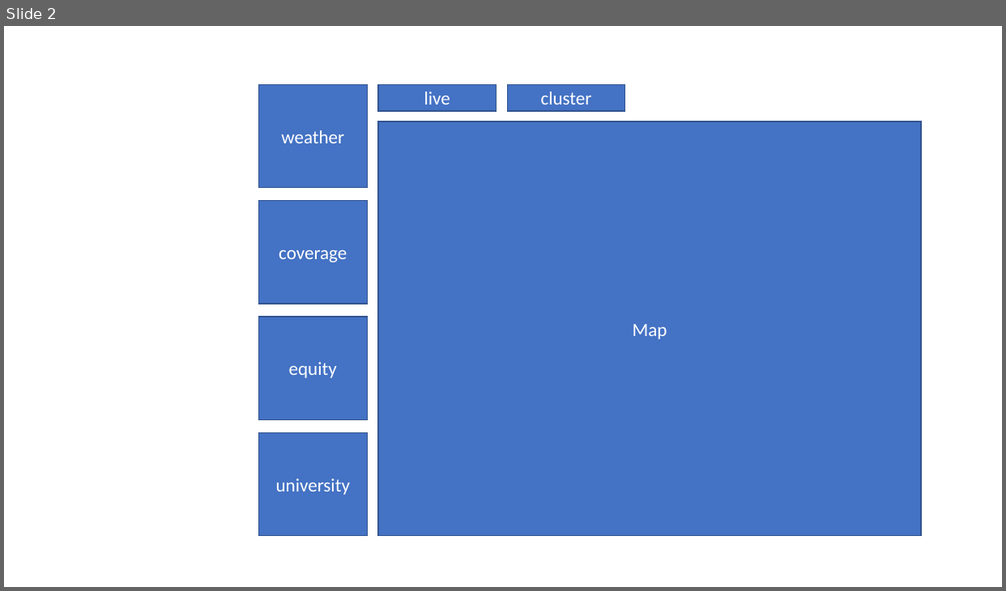
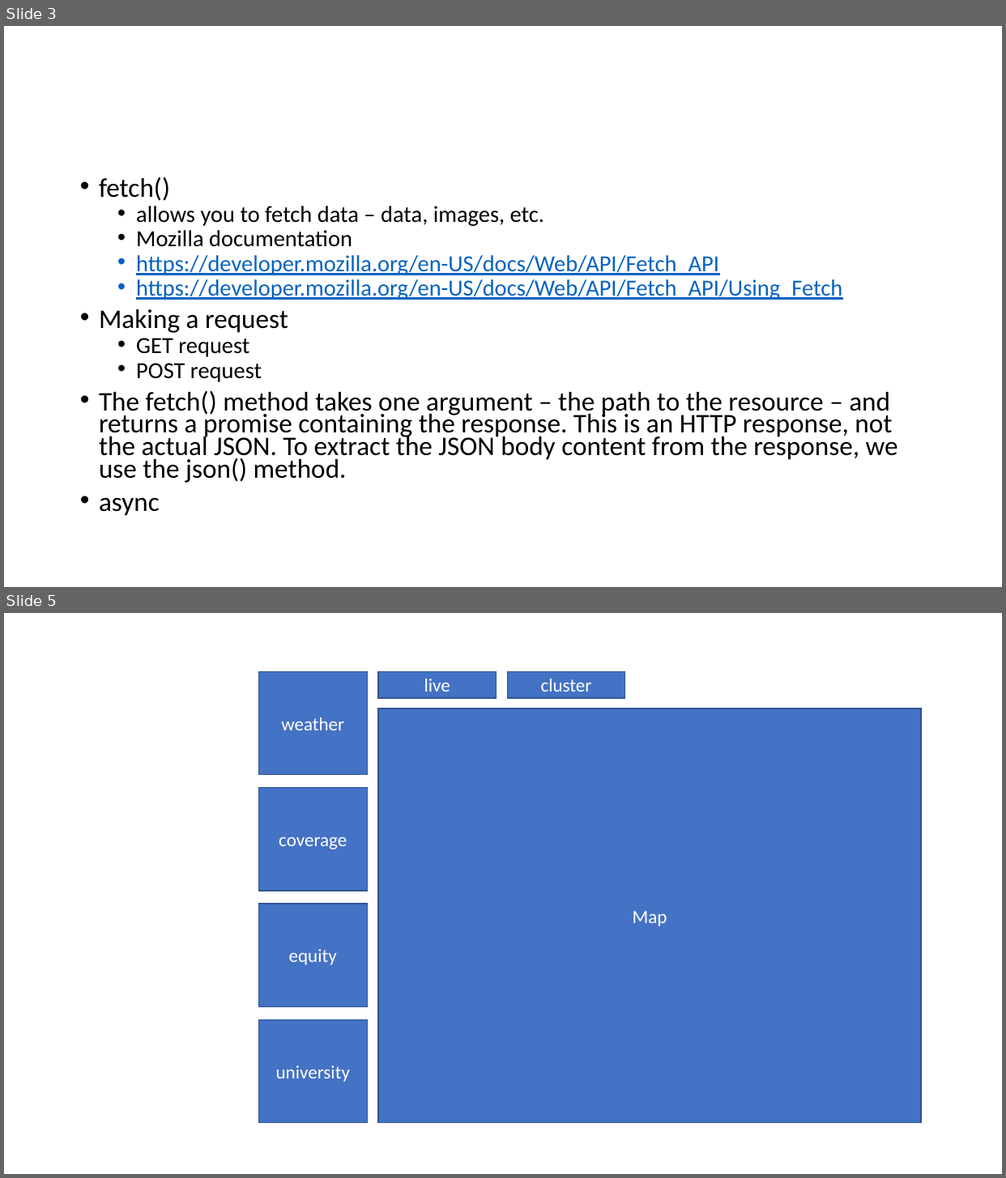
Before and after one commit to kevinclee26/dc_micro_mobo, a slide deck: assets/images/medium.pptx. Shown one above the other, each under a label of ours: slide 2 before the commit, slides 3 and 5 after it; the slides between them are not shown. The pictures are 1006x591 and 1006x1178 pixels, drawn with LibreOffice and Linux fonts; fonts in the diff are those of the drawing. Boxes give left, top, right and bottom in pixels: in the first picture for what was removed or moved away, otherwise in the second. Text is boxed around its words. In the diff, an @@ line names an element or a change of style, - is before the commit and + after.

```diff
--- a/assets/images/medium.pptx
+++ b/assets/images/medium.pptx
@@ slide 3 added at [4,26,1002,587], background #FFFFFF @@
@@ text added at [99,177,898,516], 25.9 pt, text #000000 @@
+• fetch()
+  • allows you to fetch data – data, images, etc.
+  • Mozilla documentation
+  • https://developer.mozilla.org/en-US/docs/Web/API/Fetch_API
+  • https://developer.mozilla.org/en-US/docs/Web/API/Fetch_API/Using_Fetch
+• Making a request
+  • GET request
+  • POST request
+• The fetch() method takes one argument – the path to the resource – and returns a promise containing the response. This is an HTTP response, not the actual JSON. To extract the JSON body content from the response, we use the json() method.
+• async
@@ what was slide 2 is now slide 5 @@
```
Also in this commit, not shown: 3 other slides added, 1 slide removed, 3 other files.
